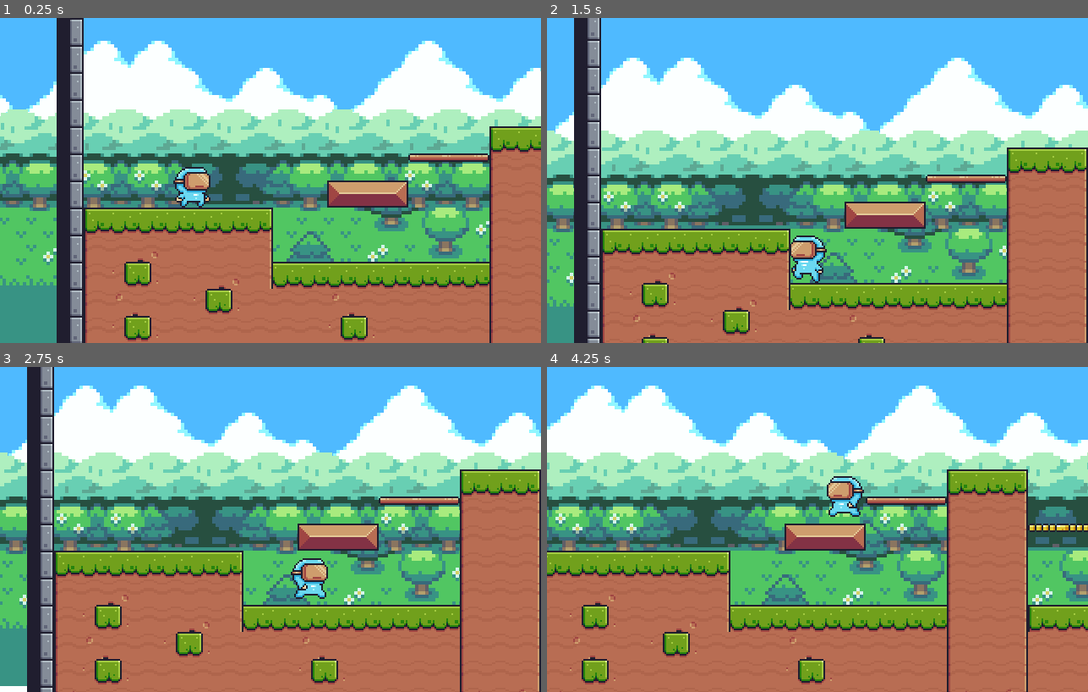
Above: before the commit, frames 1-4 (two rows, left to right).
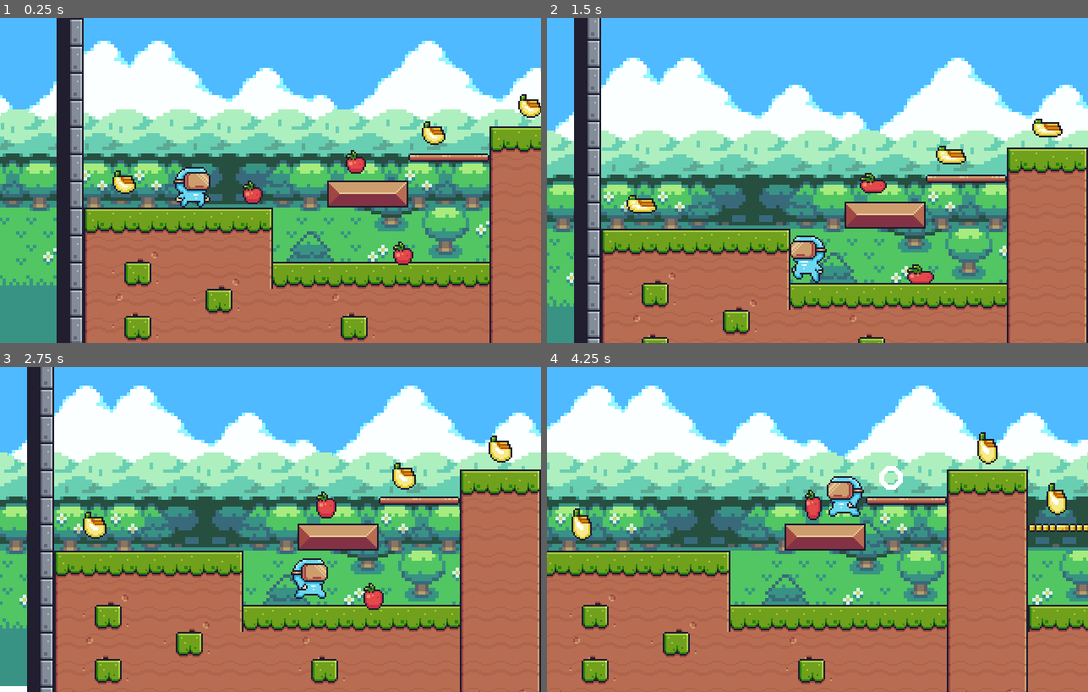
Above: after the commit, the same moments.

Repository: LeoFontez/JogoDePlataforma
Game: Godot game, scene res://Levels/Level_01.tscn
The game is run twice, just before and just after one commit, with the same random seed, the same clock (stepped at 60 frames per second) and the same inputs.
Inputs:
- Up to frame 1 (0.25 s): no input
- Up to frame 2 (1.5 s): hold Right (ui_right) 0.53-1.28 s; tap Space (jump) at 0.77 s; hold Left (ui_left) from 1.28 s (still down)
- Up to frame 3 (2.75 s): tap Space (jump) at 1.52 s; release Left (ui_left) at 2.03 s; hold Right (ui_right) from 2.03 s (still down)
- Up to frame 4 (4.25 s): tap Space (jump) at 3.02, 3.77 s; release Right (ui_right) at 3.53 s; hold Left (ui_left) from 3.53 s (still down)

The runs differ from the first frame. In frame 1, 1.2% of the frame differs, in the area x 20-100%, y 23-77%; in frame 2, 1.2%; in frame 3, 1.3%, in the area x 15-95%, y 21-75%; in frame 4, 1.2%.

Commit message:
ATT Frutas
Template para Frutas criado

Diff:
--- /dev/null
+++ b/Items/apple.tscn
@@ -0,0 +1,149 @@
+[gd_scene load_steps=8 format=2]
+
+[ext_resource path="res://Assets/Items/Fruits/Apple.png" type="Texture" id=1]
+[ext_resource path="res://Assets/Items/Fruits/Collected.png" type="Texture" id=2]
+[ext_resource path="res://Scripts/Items.gd" type="Script" id=3]
+
+[sub_resource type="CircleShape2D" id=1]
+radius = 7.0
+
+[sub_resource type="Animation" id=4]
+resource_name = "Collected"
+length = 0.6
+tracks/0/type = "value"
+tracks/0/path = NodePath("Apple:texture")
+tracks/0/interp = 1
+tracks/0/loop_wrap = true
+tracks/0/imported = false
+tracks/0/enabled = true
+tracks/0/keys = {
+"times": PoolRealArray( 0 ),
+"transitions": PoolRealArray( 1 ),
+"update": 1,
+"values": [ ExtResource( 2 ) ]
+}
+tracks/1/type = "value"
+tracks/1/path = NodePath("Apple:hframes")
+tracks/1/interp = 1
+tracks/1/loop_wrap = true
+tracks/1/imported = false
+tracks/1/enabled = true
+tracks/1/keys = {
+"times": PoolRealArray( 0 ),
+"transitions": PoolRealArray( 1 ),
+"update": 1,
+"values": [ 6 ]
+}
+tracks/2/type = "value"
+tracks/2/path = NodePath("Apple:frame")
+tracks/2/interp = 1
+tracks/2/loop_wrap = true
+tracks/2/imported = false
+tracks/2/enabled = true
+tracks/2/keys = {
+"times": PoolRealArray( 0, 0.1, 0.2, 0.3, 0.4, 0.5 ),
+"transitions": PoolRealArray( 1, 1, 1, 1, 1, 1 ),
+"update": 1,
+"values": [ 0, 1, 2, 3, 4, 5 ]
+}
+
+[sub_resource type="Animation" id=2]
+resource_name = "Motion"
+length = 1.68
+loop = true
+tracks/0/type = "value"
+tracks/0/path = NodePath("Apple:frame")
+tracks/0/interp = 1
+tracks/0/loop_wrap = true
+tracks/0/imported = false
+tracks/0/enabled = true
+tracks/0/keys = {
+"times": PoolRealArray( 0, 0.1, 0.2, 0.3, 0.4, 0.5, 0.6, 0.7, 0.8, 0.9, 1, 1.1, 1.2, 1.3, 1.4, 1.5, 1.6 ),
+"transitions": PoolRealArray( 1, 1, 1, 1, 1, 1, 1, 1, 1, 1, 1, 1, 1, 1, 1, 1, 1 ),
+"update": 1,
+"values": [ 0, 1, 2, 3, 4, 5, 6, 7, 8, 9, 10, 11, 12, 13, 14, 15, 16 ]
+}
+tracks/1/type = "value"
+tracks/1/path = NodePath("Apple:texture")
+tracks/1/interp = 1
+tracks/1/loop_wrap = true
+tracks/1/imported = false
+tracks/1/enabled = true
+tracks/1/keys = {
+"times": PoolRealArray( 0 ),
+"transitions": PoolRealArray( 1 ),
+"update": 1,
+"values": [ ExtResource( 1 ) ]
+}
+tracks/2/type = "value"
+tracks/2/path = NodePath("Apple:hframes")
+tracks/2/interp = 1
+tracks/2/loop_wrap = true
+tracks/2/imported = false
+tracks/2/enabled = true
+tracks/2/keys = {
+"times": PoolRealArray( 0 ),
+"transitions": PoolRealArray( 1 ),
+"update": 1,
+"values": [ 17 ]
+}
+
+[sub_resource type="Animation" id=3]
+length = 0.001
+tracks/0/type = "value"
+tracks/0/path = NodePath("Apple:frame")
+tracks/0/interp = 1
+tracks/0/loop_wrap = true
+tracks/0/imported = false
+tracks/0/enabled = true
+tracks/0/keys = {
+"times": PoolRealArray( 0 ),
+"transitions": PoolRealArray( 1 ),
+"update": 0,
+"values": [ 0 ]
+}
+tracks/1/type = "value"
+tracks/1/path = NodePath("Apple:texture")
+tracks/1/interp = 1
+tracks/1/loop_wrap = true
+tracks/1/imported = false
+tracks/1/enabled = true
+tracks/1/keys = {
+"times": PoolRealArray( 0 ),
+"transitions": PoolRealArray( 1 ),
+"update": 0,
+"values": [ ExtResource( 1 ) ]
+}
+tracks/2/type = "value"
+tracks/2/path = NodePath("Apple:hframes")
+tracks/2/interp = 1
+tracks/2/loop_wrap = true
+tracks/2/imported = false
+tracks/2/enabled = true
+tracks/2/keys = {
+"times": PoolRealArray( 0 ),
+"transitions": PoolRealArray( 1 ),
+"update": 0,
+"values": [ 17 ]
+}
+
+[node name="apple" type="Area2D"]
+collision_layer = 4
+script = ExtResource( 3 )
+
+[node name="CollisionShape2D" type="CollisionShape2D" parent="."]
+visible = false
+shape = SubResource( 1 )
+
+[node name="Apple" type="Sprite" parent="."]
+texture = ExtResource( 1 )
+hframes = 17
+
+[node name="anim" type="AnimationPlayer" parent="."]
+autoplay = "Motion"
+anims/Collected = SubResource( 4 )
+anims/Motion = SubResource( 2 )
+anims/RESET = SubResource( 3 )
+
+[connection signal="body_entered" from="." to="." method="_on_Items_body_entered"]
+[connection signal="animation_finished" from="anim" to="." method="_on_anim_animation_finished"]
--- /dev/null
+++ b/Items/banana.tscn
@@ -0,0 +1,139 @@
+[gd_scene load_steps=7 format=2]
+
+[ext_resource path="res://Assets/Items/Fruits/Collected.png" type="Texture" id=1]
+[ext_resource path="res://Assets/Items/Fruits/Bananas.png" type="Texture" id=3]
+[ext_resource path="res://Items/apple.tscn" type="PackedScene" id=4]
+
+[sub_resource type="Animation" id=1]
+resource_name = "Collected"
+length = 0.6
+tracks/0/type = "value"
+tracks/0/path = NodePath("Apple:texture")
+tracks/0/interp = 1
+tracks/0/loop_wrap = true
+tracks/0/imported = false
+tracks/0/enabled = true
+tracks/0/keys = {
+"times": PoolRealArray( 0 ),
+"transitions": PoolRealArray( 1 ),
+"update": 1,
+"values": [ ExtResource( 1 ) ]
+}
+tracks/1/type = "value"
+tracks/1/path = NodePath("Apple:hframes")
+tracks/1/interp = 1
+tracks/1/loop_wrap = true
+tracks/1/imported = false
+tracks/1/enabled = true
+tracks/1/keys = {
+"times": PoolRealArray( 0 ),
+"transitions": PoolRealArray( 1 ),
+"update": 1,
+"values": [ 6 ]
+}
+tracks/2/type = "value"
+tracks/2/path = NodePath("Apple:frame")
+tracks/2/interp = 1
+tracks/2/loop_wrap = true
+tracks/2/imported = false
+tracks/2/enabled = true
+tracks/2/keys = {
+"times": PoolRealArray( 0, 0.1, 0.2, 0.3, 0.4, 0.5 ),
+"transitions": PoolRealArray( 1, 1, 1, 1, 1, 1 ),
+"update": 1,
+"values": [ 0, 1, 2, 3, 4, 5 ]
+}
+
+[sub_resource type="Animation" id=2]
+resource_name = "Motion"
+length = 1.68
+loop = true
+tracks/0/type = "value"
+tracks/0/path = NodePath("Apple:frame")
+tracks/0/interp = 1
+tracks/0/loop_wrap = true
+tracks/0/imported = false
+tracks/0/enabled = true
+tracks/0/keys = {
+"times": PoolRealArray( 0, 0.1, 0.2, 0.3, 0.4, 0.5, 0.6, 0.7, 0.8, 0.9, 1, 1.1, 1.2, 1.3, 1.4, 1.5, 1.6 ),
+"transitions": PoolRealArray( 1, 1, 1, 1, 1, 1, 1, 1, 1, 1, 1, 1, 1, 1, 1, 1, 1 ),
+"update": 1,
+"values": [ 0, 1, 2, 3, 4, 5, 6, 7, 8, 9, 10, 11, 12, 13, 14, 15, 16 ]
+}
+tracks/1/type = "value"
+tracks/1/path = NodePath("Apple:texture")
+tracks/1/interp = 1
+tracks/1/loop_wrap = true
+tracks/1/imported = false
+tracks/1/enabled = true
+tracks/1/keys = {
+"times": PoolRealArray( 0 ),
+"transitions": PoolRealArray( 1 ),
+"update": 1,
+"values": [ ExtResource( 3 ) ]
+}
+tracks/2/type = "value"
+tracks/2/path = NodePath("Apple:hframes")
+tracks/2/interp = 1
+tracks/2/loop_wrap = true
+tracks/2/imported = false
+tracks/2/enabled = true
+tracks/2/keys = {
+"times": PoolRealArray( 0 ),
+"transitions": PoolRealArray( 1 ),
+"update": 1,
+"values": [ 17 ]
+}
+
+[sub_resource type="Animation" id=3]
+length = 0.001
+tracks/0/type = "value"
+tracks/0/path = NodePath("Apple:frame")
+tracks/0/interp = 1
+tracks/0/loop_wrap = true
+tracks/0/imported = false
+tracks/0/enabled = true
+tracks/0/keys = {
+"times": PoolRealArray( 0 ),
+"transitions": PoolRealArray( 1 ),
+"update": 0,
+"values": [ 0 ]
+}
+tracks/1/type = "value"
+tracks/1/path = NodePath("Apple:texture")
+tracks/1/interp = 1
+tracks/1/loop_wrap = true
+tracks/1/imported = false
+tracks/1/enabled = true
+tracks/1/keys = {
+"times": PoolRealArray( 0 ),
+"transitions": PoolRealArray( 1 ),
+"update": 0,
+"values": [ ExtResource( 3 ) ]
+}
+tracks/2/type = "value"
+tracks/2/path = NodePath("Apple:hframes")
+tracks/2/interp = 1
+tracks/2/loop_wrap = true
+tracks/2/imported = false
+tracks/2/enabled = true
+tracks/2/keys = {
+"times": PoolRealArray( 0 ),
+"transitions": PoolRealArray( 1 ),
+"update": 0,
+"values": [ 17 ]
+}
+
+[node name="banana" instance=ExtResource( 4 )]
+
+[node name="CollisionShape2D" parent="." index="0"]
+visible = true
+
+[node name="Apple" parent="." index="1"]
+texture = ExtResource( 3 )
+
+[node name="anim" parent="." index="2"]
+anims/Collected = SubResource( 1 )
+anims/Motion = SubResource( 2 )
+anims/RESET = SubResource( 3 )
+blend_times = [ "Motion", "Motion", 0.001 ]
--- a/Levels/Level_01.tscn
+++ b/Levels/Level_01.tscn
@@ -8,6 +8,8 @@
 [ext_resource path="res://Assets/Terrain/Seasonal Tilesets/1 - Grassland/Background parts/2 - Hills.png" type="Texture" id=6]
 [ext_resource path="res://Assets/Terrain/Seasonal Tilesets/1 - Grassland/Background parts/3 - Cloud_cover_1.png" type="Texture" id=7]
 [ext_resource path="res://Scripts/FallZone.gd" type="Script" id=8]
+[ext_resource path="res://Items/apple.tscn" type="PackedScene" id=9]
+[ext_resource path="res://Items/banana.tscn" type="PackedScene" id=10]
 
 [sub_resource type="ConvexPolygonShape2D" id=7]
 points = PoolVector2Array( 0, 0, 16, 0, 16, 16, 0, 16 )
@@ -1273,7 +1275,35 @@
 
 [node name="Collision" type="CollisionShape2D" parent="FallZone"]
 position = Vector2( 0.00012207, 0 )
-scale = Vector2( 1, 1 )
 shape = SubResource( 59 )
 
+[node name="Fruits" type="Node2D" parent="."]
+
+[node name="apple" parent="Fruits" instance=ExtResource( 9 )]
+position = Vector2( 39, 19 )
+
+[node name="apple2" parent="Fruits" instance=ExtResource( 9 )]
+position = Vector2( 100, 1 )
+
+[node name="apple3" parent="Fruits" instance=ExtResource( 9 )]
+position = Vector2( 128, 55 )
+
+[node name="banana" parent="Fruits" instance=ExtResource( 10 )]
+position = Vector2( -37, 12 )
+
+[node name="banana2" parent="Fruits" instance=ExtResource( 10 )]
+position = Vector2( 146, -17 )
+
+[node name="banana3" parent="Fruits" instance=ExtResource( 10 )]
+position = Vector2( 203, -33 )
+
+[node name="banana4" parent="Fruits" instance=ExtResource( 10 )]
+position = Vector2( 244, -3 )
+
+[node name="banana5" parent="Fruits" instance=ExtResource( 10 )]
+position = Vector2( 312, -55 )
+
+[node name="banana6" parent="Fruits" instance=ExtResource( 10 )]
+position = Vector2( 353, 38 )
+
 [connection signal="body_entered" from="FallZone" to="FallZone" method="_on_FallZone_body_entered"]
--- /dev/null
+++ b/Scripts/Items.gd
@@ -0,0 +1,9 @@
+extends Area2D
+
+func _on_Items_body_entered(body):
+	print(body.name)
+	$anim.play("Collected")
+
+func _on_anim_animation_finished(anim_name):
+	if anim_name == "Collected":
+		queue_free()
Not shown: 1 places in Levels/Level_01.tscn that only renumber resources
